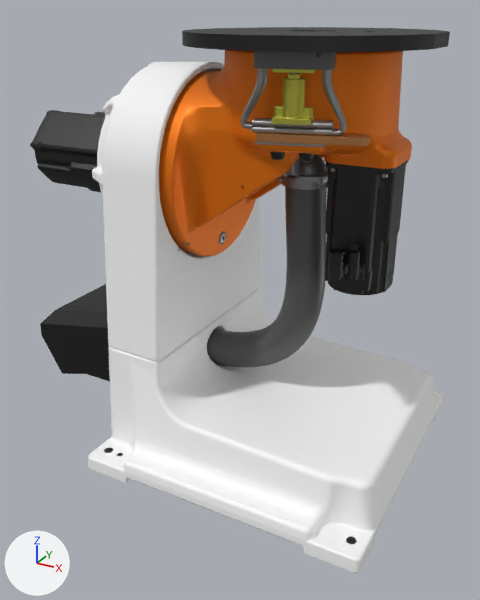
An edit to the glTF model public/models/KUKA_DKP500_2.glb, drawn before and after from the same camera.
One viewpoint serves both versions: a 50 mm lens placed at (0.696, -1.155, 0.294), pointed at (0.074, -0.023, -0.272). Lighting does not change. The marker at lower left points along +X, +Y and +Z. Where no turn or scale is listed for an object, it has been applied to the vertices. Vertices at the same position are counted once.

In view in the first picture: 'link_0', 'link_1', 'link_2'.
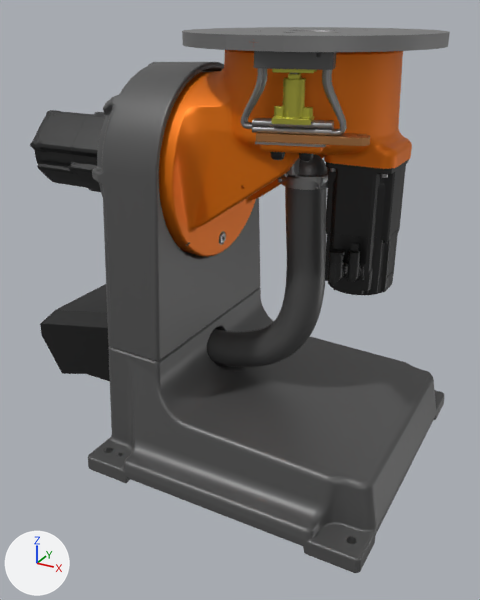
The newer file is also turned or shifted as a whole; pictures and numbers use the older file's frame.

Boxes (x1, y1, x2, y2) around the edits, measured in the pictures (480 x 600 px):
part 1 of me_shape_001, recoloured (white to grey): (88, 62, 444, 573) in both

What the commit changed:
me_shape_001 has 8735 vertices, 17432 faces and spans x -0.422..0.463, y -0.31..0.31, z -0.592..0.2.
me_shape_001 is used by ob_link_0; location (0.0, 0.0, 0.0).
me_shape_001 part 1: all 3754 faces that had it switch from mat_kuka_white (white #fbfbfb) to mat_kuka_grey (dark grey #5d5d5d).
